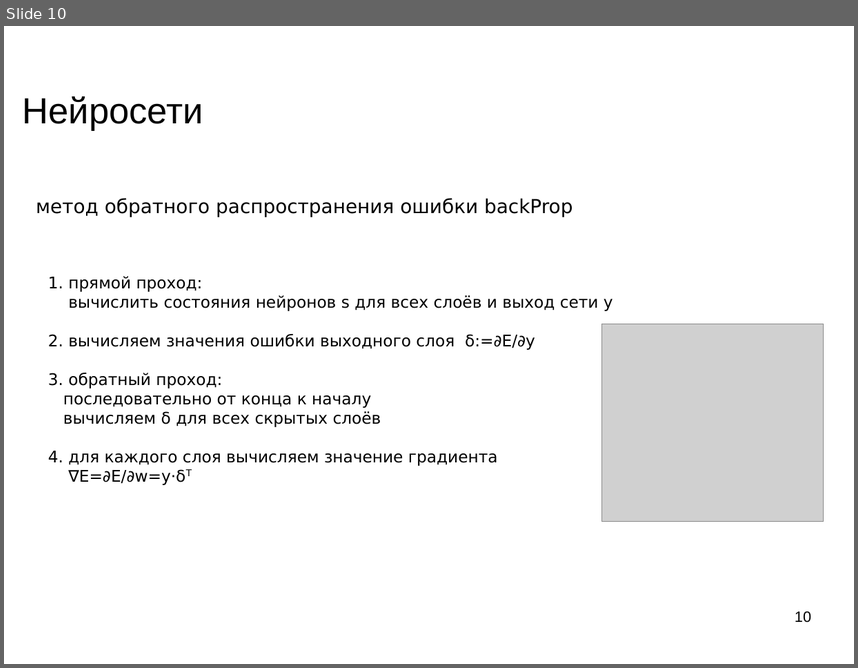
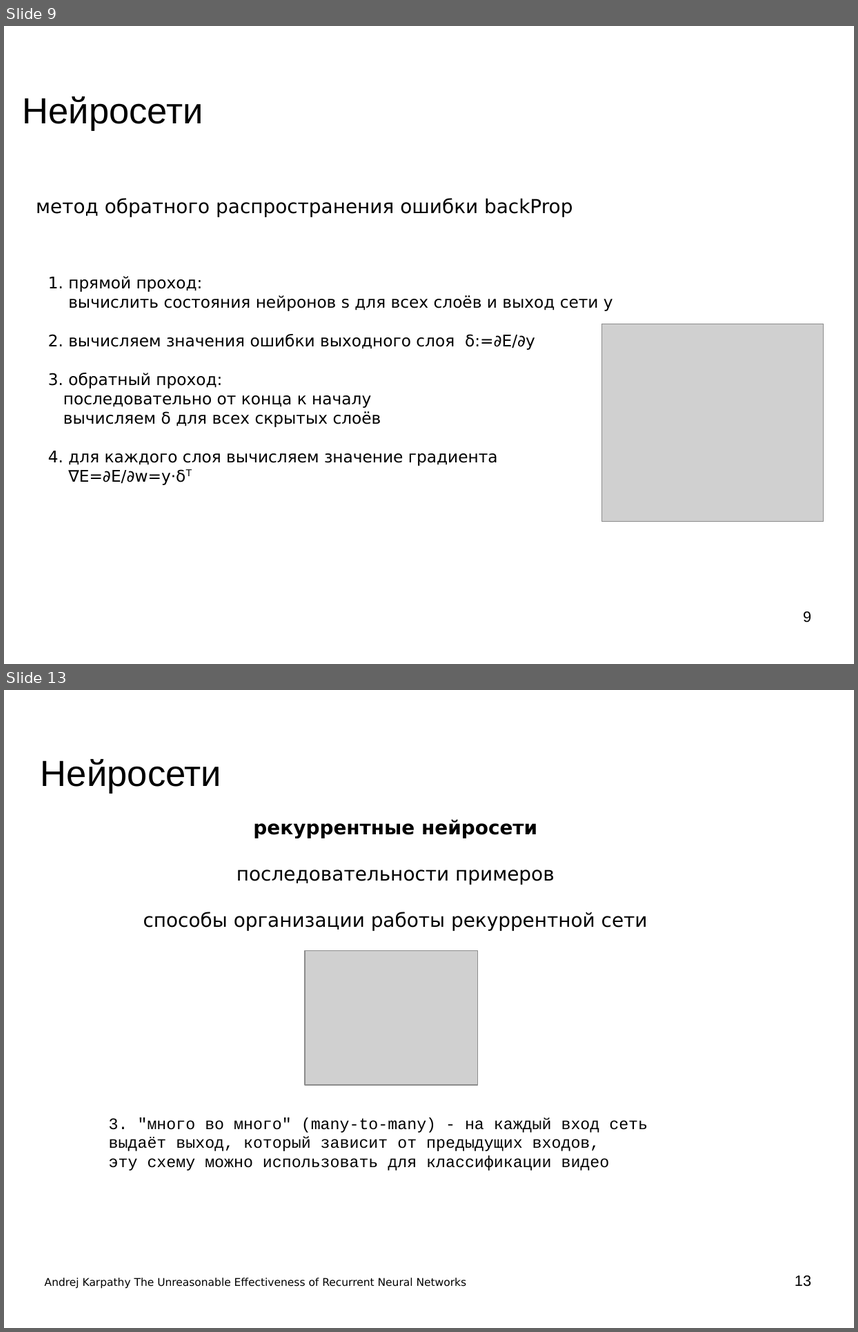
Before and after one commit to mechanoid5/ml_lectorium_legacy, a slide deck: 18-recurrent-ann.odp. Shown one above the other, each under a label of ours: slide 10 before the commit, slides 9 and 13 after it; the slides between them are not shown. The pictures are 858x668 and 858x1332 pixels, drawn with LibreOffice and Linux fonts; fonts in the diff are those of the drawing; grey boxes stand for pictures; background and template pictures are left out. Boxes give left, top, right and bottom in pixels: in the first picture for what was removed or moved away, otherwise in the second. Text is boxed around its words. In the diff, an @@ line names an element or a change of style, - is before the commit and + after.

```diff
--- a/18-recurrent-ann.odp
+++ b/18-recurrent-ann.odp
@@ slide 13 added at (4,690,854,1328), background picture (left out) @@
@@ title added at (41,759,221,793), 33.9 pt, text #000000 @@
+Нейросети
@@ text added at (143,819,648,931), 18 pt, text #000000 @@
+рекуррентные нейросети
+последовательности примеров
+способы организации работы рекуррентной сети
@@ picture added at (305,951,477,1085) @@
@@ text added at (109,1117,648,1170), 15 pt, text #000000 @@
+3. "много во много" (many-to-many) - на каждый вход сеть выдаёт выход, который зависит от предыдущих входов,
+эту схему можно использовать для классификации видео
@@ text added at (45,1277,467,1288), 10 pt, text #000000 @@
+Andrej Karpathy The Unreasonable Effectiveness of Recurrent Neural Networks
@@ page number added at (795,1275,811,1286), 14 pt, text #000000 @@
+13
@@ what was slide 10 is now slide 9 @@
@@ page number at (803,611,811,622): text changed @@
-10
+9
```
Also in this commit, not shown: 3 slides changed, 6 other slides added, 3 slides removed.
